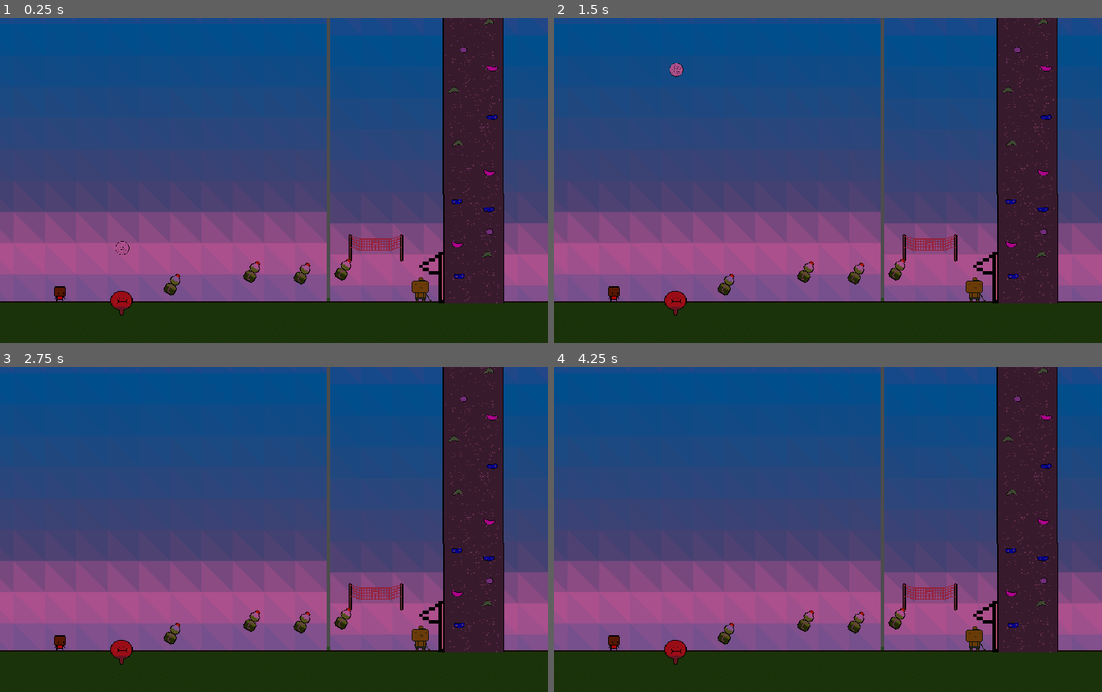
Above: before the commit, frames 1-4 (two rows, left to right).
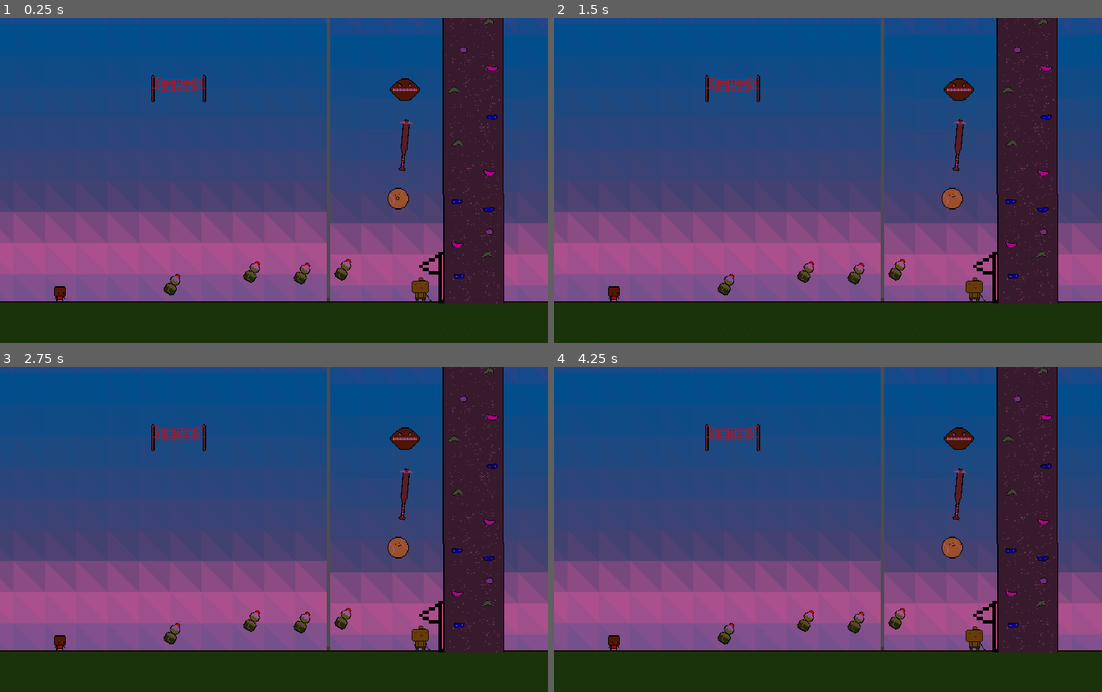
Above: after the commit, the same moments.

Repository: AdamSmif/Sportsball-Adventures
Game: Godot game, scene res://Levels/VillageDemo.tscn
Two runs of this game, one before a commit and one after it. Both use one fixed random seed, a clock stepped at 60 frames per second and the inputs below. This scene is started directly instead of the project's main scene.
Inputs:
- Up to frame 1 (0.25 s): no input
- Up to frame 2 (1.5 s): tap Enter at 0.5 s; hold Up (ui_up) from 0.53 s (still down); tap Space (jump) at 0.77 s
- Up to frame 3 (2.75 s): tap Space (jump) at 1.52, 2 s; release Up (ui_up) at 2.03 s
- Up to frame 4 (4.25 s): tap Enter at 2.75 s; hold Up (ui_up) from 2.78 s (still down); tap Space (jump) at 3.02, 3.5, 3.77 s

The runs differ from the first frame. In frame 1, 1.4% of the frame differs, in the area x 20-77%, y 17-92%; in frame 2, 1.5%, in the area x 20-77%, y 13-92%; in frame 3, 1.4%; in frame 4, 1.4%.

Commit message:
moved multiplayers out of tiles when spawning in

Diff:
--- a/Levels/VillageDemo.tscn
+++ b/Levels/VillageDemo.tscn
@@ -96,7 +96,6 @@
 [node name="BeachTile" parent="." instance=ExtResource( 2 )]
 modulate = Color( 0.160784, 0.654902, 0.2, 1 )
 position = Vector2( -691.832, -114.966 )
-collision_layer = 2
 collision_mask = 49
 tile_data = PoolIntArray( -2555886, 0, 4, -2555885, 0, 196610, -2490350, 0, 65539, -2424817, 0, 196608, -2424816, 0, 19 …(44413 unchanged characters)…
 
@@ -333,7 +332,7 @@
 max_distance = 800.0
 
 [node name="AllPlayers" parent="." instance=ExtResource( 22 )]
-position = Vector2( -547.547, -528.917 )
+position = Vector2( -778.018, -715.067 )
 
 [node name="Bottle" parent="." instance=ExtResource( 26 )]
 position = Vector2( -691.273, -422.523 )
